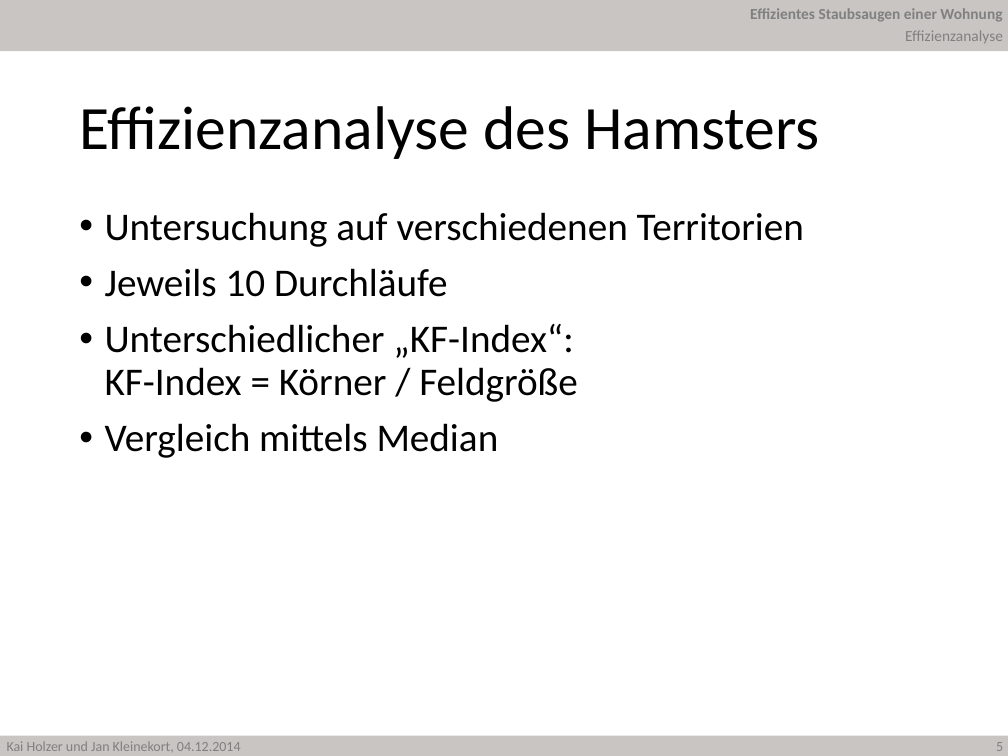
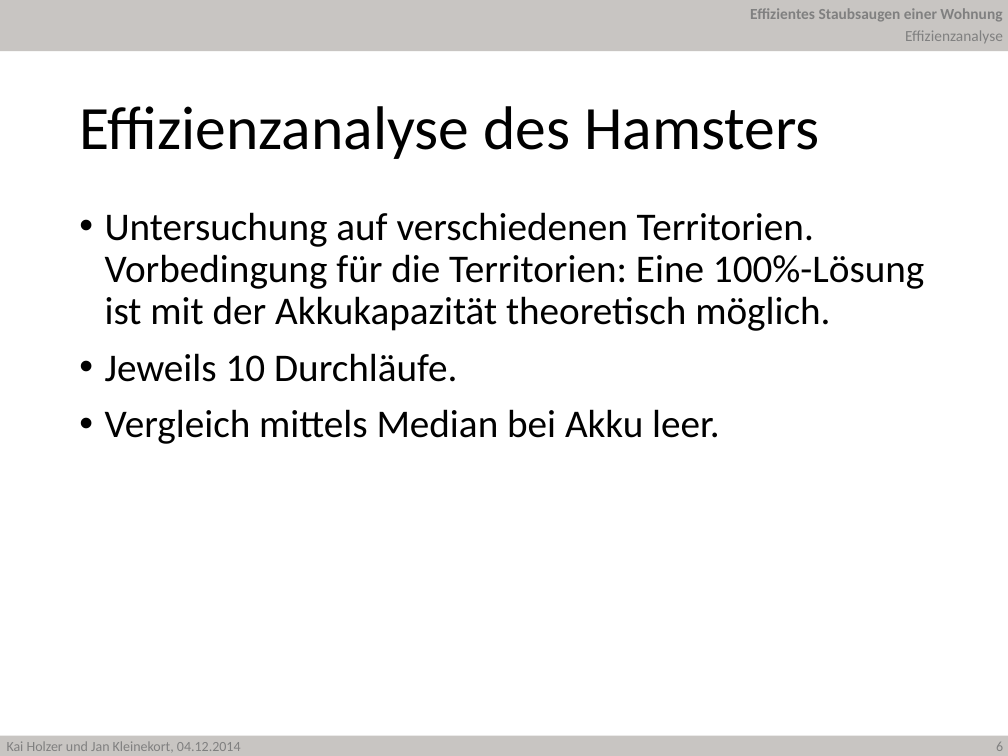
Before and after one commit to JanKl/Hamster, a slide deck: slide 6 of Präsentation/Hamster Holzer Kleinekort.pptx (slide 5 before the commit). Drawn at 1008x756 pixels with LibreOffice and Linux fonts; fonts in the diff are those of the drawing; background and template pictures are left out. Boxes give left, top, right and bottom in pixels: in the first picture for what was removed or moved away, otherwise in the second. Text is boxed around its words. In the diff, an @@ line names an element or a change of style, - is before the commit and + after.

Commit message:
Excel Effizienzuntersuchung und PowerPoint Effizienz

```diff
--- a/Präsentation/Hamster Holzer Kleinekort.pptx
+++ b/Präsentation/Hamster Holzer Kleinekort.pptx
@@ text at [105,212,924,444]: text changed @@
-• Untersuchung auf verschiedenen Territorien
-• Jeweils 10 Durchläufe
-• Unterschiedlicher „KF-Index“:
-  KF-Index = Körner / Feldgröße
-• Vergleich mittels Median
+• Untersuchung auf verschiedenen Territorien.
+  Vorbedingung für die Territorien: Eine 100%-Lösung ist mit der Akkukapazität theoretisch möglich.
+• Jeweils 10 Durchläufe.
+• Vergleich mittels Median bei Akku leer.
```
Also in this commit, not shown: 6 other slides changed, 8 slides added, 4 other files.
